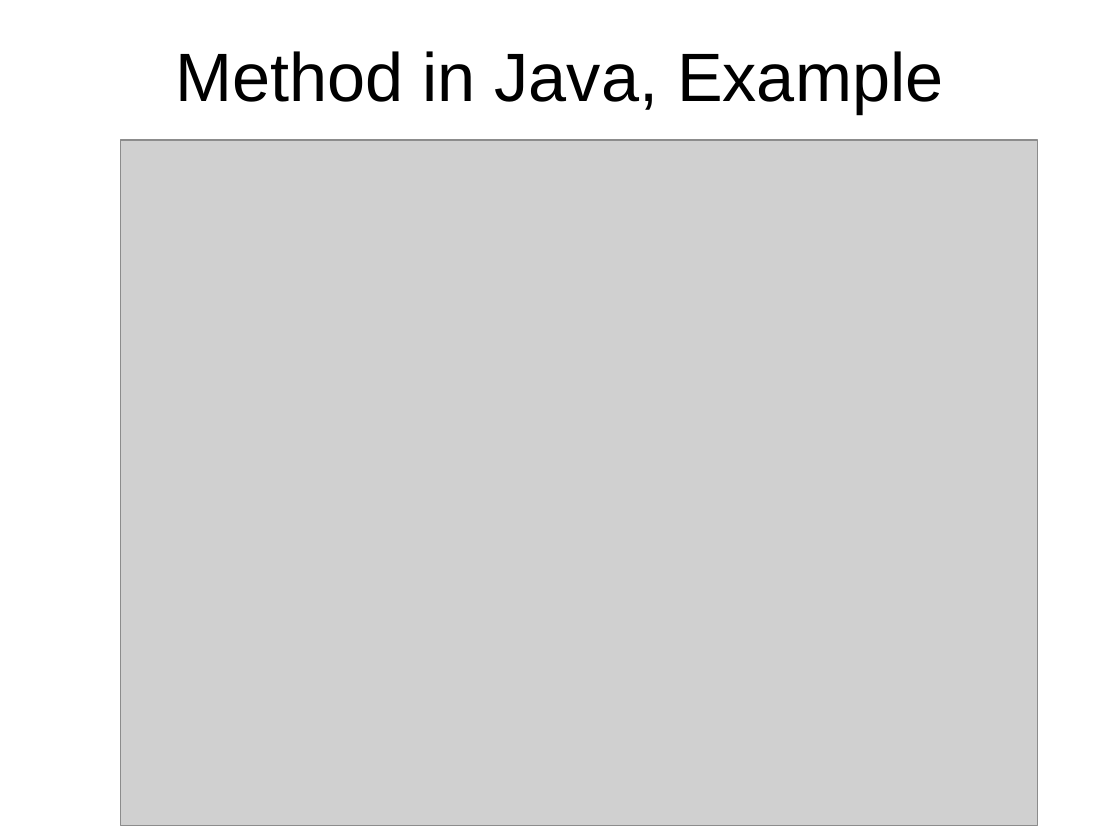
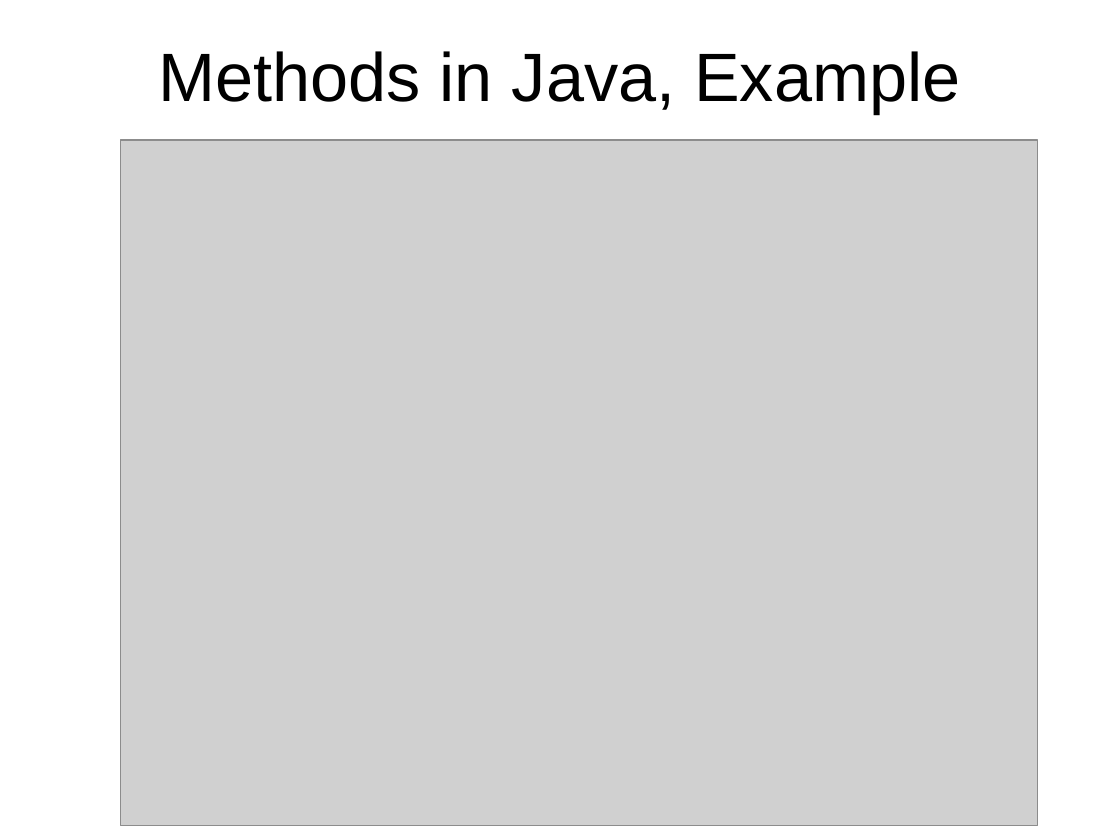
Before and after one commit to octaviordz/zjnu2017.github.io, a slide deck: slide 13 of OOP/lectures/030--Classes.and.Objects.ppt. Drawn at 1120x840 pixels with LibreOffice and Linux fonts; fonts in the diff are those of the drawing; grey boxes stand for pictures. Boxes give left, top, right and bottom in pixels: in the first picture for what was removed or moved away, otherwise in the second. Text is boxed around its words. In the diff, an @@ line names an element or a change of style, - is before the commit and + after.

```diff
--- a/OOP/lectures/030--Classes.and.Objects.ppt
+++ b/OOP/lectures/030--Classes.and.Objects.ppt
@@ title at [158, 51, 960, 113]: text changed @@
-Method in Java, Example
+Methods in Java, Example
```
Also in this commit, not shown: 10 other slides changed, 1 other file.
